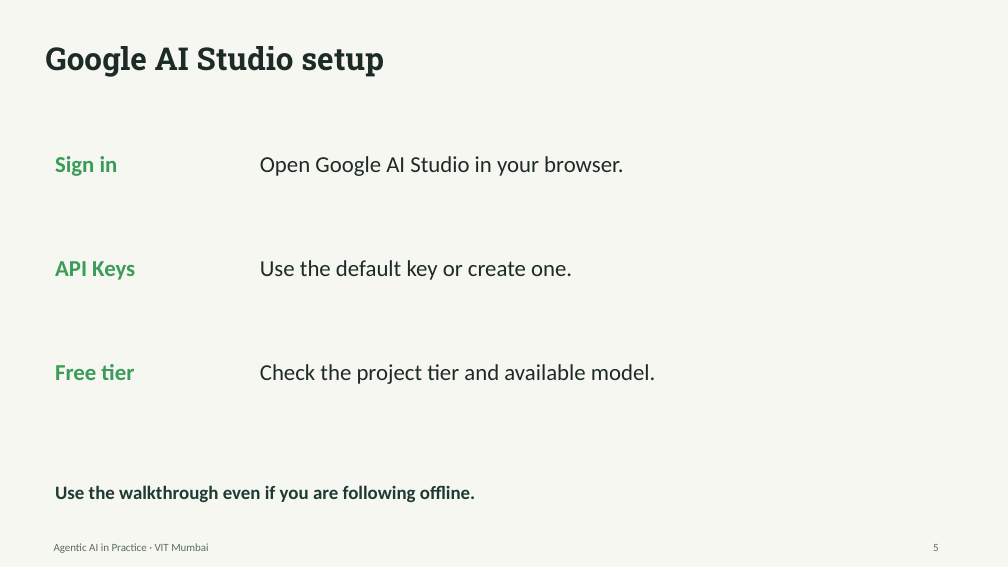
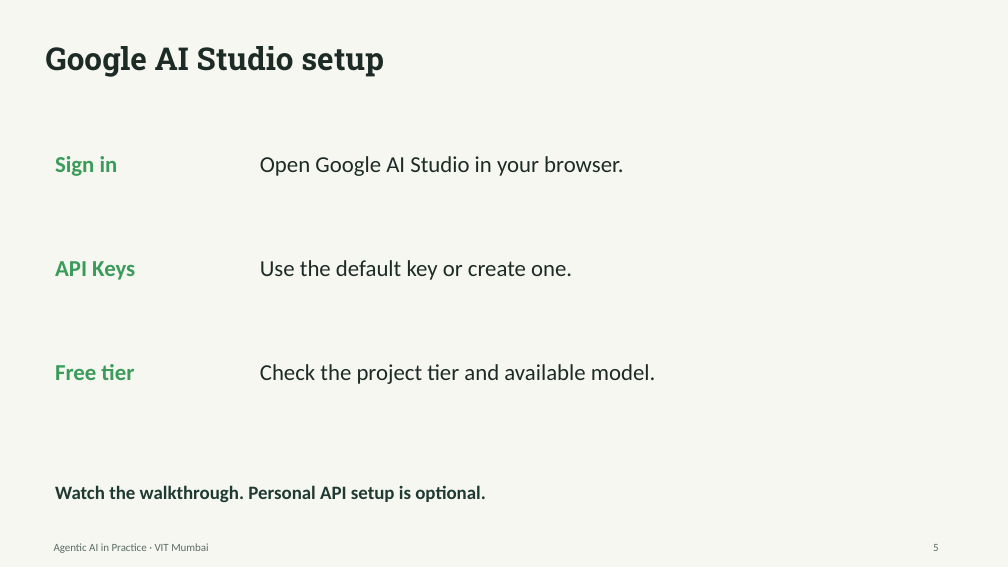
Before and after one commit to Vedantk1301/agentic-ai-workshop, a slide deck: slide 5 of slides/Agentic AI in Practice.pptx. Drawn at 1008x567 pixels with LibreOffice and Linux fonts; fonts in the diff are those of the drawing. Boxes give left, top, right and bottom in pixels: in the first picture for what was removed or moved away, otherwise in the second. Text is boxed around its words. In the diff, an @@ line names an element or a change of style, - is before the commit and + after.

```diff
--- a/slides/Agentic AI in Practice.pptx
+++ b/slides/Agentic AI in Practice.pptx
@@ text at (x1=55, y1=485, x2=486, y2=502): text changed @@
-Use the walkthrough even if you are following offline.
+Watch the walkthrough. Personal API setup is optional.
```
Also in this commit, not shown: 5 other slides changed, 15 other files.
